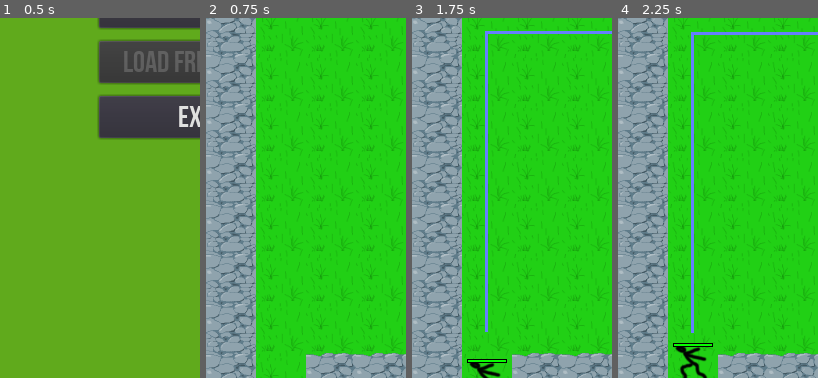
Above: before the commit, frames 1-4 (left to right).
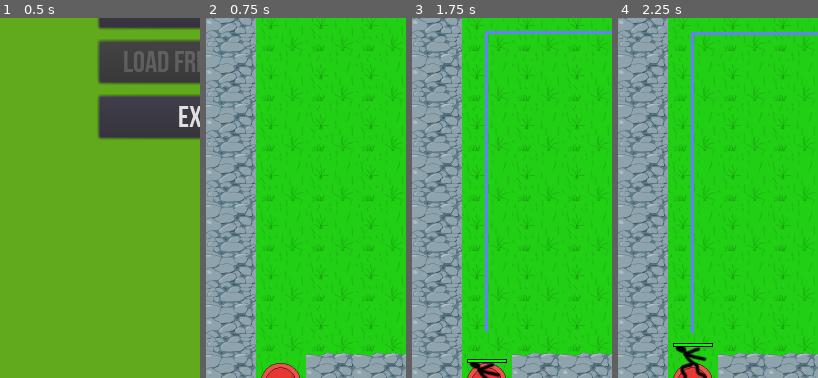
Above: after the commit, the same moments.

Repository: thewillwillhelp/godot-td
Game: Godot game, scene res://scenes/MainMenu.tscn
The game is run twice, just before and just after one commit, with the same random seed, the same clock (stepped at 60 frames per second) and the same inputs.
Inputs (mouse positions are % of the whole screen's width and height, from its top left):
- Up to frame 1 (0.5 s): no input
- Up to frame 2 (0.75 s): click "New free game" at 0.5 s
- Up to frame 3 (1.75 s): click (34, 5) at 1.25 s
- Up to frame 4 (2.25 s): click (34, 5) at 2 s
The pictures show only the part of the screen within x 0-50%, y 50-100%; the shares and areas given below are measured in that part.

Frame 1 is identical in both runs. In frame 2, 0.6% of the frame differs, in the area x 27-47%, y 95-100%; in frame 3, 0.5%; in frame 4, 0.5%.

Commit message:
feat: add enter/exit portals sprites

Diff:
--- a/scenes/BattleFieldScene.gd
+++ b/scenes/BattleFieldScene.gd
@@ -100,6 +100,7 @@
 
     main_tile_map.clear()
     $ExitArea.position = main_tile_map.map_to_world(self.game_data.end_position) + Vector2(25, 25)
+    $EnterArea.position = main_tile_map.map_to_world(self.game_data.start_position) + Vector2(25, 25)
 
     update_battle_field_view(self.game_data.battlefield_data)
     $BattleField.rect_size = Vector2(self.game_data.field_width * 50, self.game_data.field_height * 50)
@@ -148,6 +149,7 @@
     var target_position = main_tile_map.map_to_world(self.game_data.end_position) + main_tile_map.cell_size
     next_mob.world_tilemap = main_tile_map
     next_mob.target_position = self.game_data.end_position
+    next_mob.z_index = 2
     next_mob.connect("was_killed", self, "on_kill_mob")
     next_mob.connect("tree_exited", self, "_on_mob_disappear")
     self.connect("battlefield_data_updated", next_mob, "on_battlefield_data_changed")
--- a/scenes/BattleFieldScene.tscn
+++ b/scenes/BattleFieldScene.tscn
@@ -1,13 +1,15 @@
-[gd_scene load_steps=7 format=2]
+[gd_scene load_steps=9 format=2]
 
 [ext_resource path="res://scenes/BattleFieldScene.gd" type="Script" id=1]
 [ext_resource path="res://scenes/Battle_GUI.tscn" type="PackedScene" id=2]
 [ext_resource path="res://scenes/tileset_from_scene.tres" type="TileSet" id=3]
 [ext_resource path="res://scenes/MobScene.tscn" type="PackedScene" id=4]
+[ext_resource path="res://assets/images/exit-portal.png" type="Texture" id=5]
+[ext_resource path="res://assets/images/enter-portal.png" type="Texture" id=6]
 [ext_resource path="res://scenes/swipe_detector.gd" type="Script" id=11]
 
 [sub_resource type="RectangleShape2D" id=1]
-extents = Vector2( 25, 25 )
+extents = Vector2( 5, 5 )
 
 [node name="BattleFieldScene" type="Node2D"]
 script = ExtResource( 1 )
@@ -74,6 +76,7 @@
 shape = SubResource( 1 )
 
 [node name="ColorRect" type="ColorRect" parent="ExitArea"]
+visible = false
 margin_left = -20.0
 margin_top = -20.0
 margin_right = 20.0
@@ -83,6 +86,10 @@
 "_edit_use_anchors_": false
 }
 
+[node name="Sprite" type="Sprite" parent="ExitArea"]
+scale = Vector2( 0.5, 0.5 )
+texture = ExtResource( 6 )
+
 [node name="SwipeDetector" type="Node" parent="."]
 script = ExtResource( 11 )
 
@@ -91,6 +98,13 @@
 one_shot = true
 
 [node name="GUI" parent="." instance=ExtResource( 2 )]
+
+[node name="EnterArea" type="Node2D" parent="."]
+position = Vector2( 175, 25 )
+
+[node name="Sprite" type="Sprite" parent="EnterArea"]
+scale = Vector2( 0.5, 0.5 )
+texture = ExtResource( 5 )
 [connection signal="gui_input" from="BattleField" to="." method="_on_BattleField_gui_input"]
 [connection signal="timeout" from="mob_create_timer" to="." method="_on_mob_create_timer_timeout"]
 [connection signal="area_entered" from="ExitArea" to="." method="_on_ExitArea_area_entered"]
Binary file added: assets/images/enter-portal.png
Not shown, added: assets/images/enter-portal.png.import
Binary file added: assets/images/exit-portal.png
Not shown, added: assets/images/exit-portal.png.import
